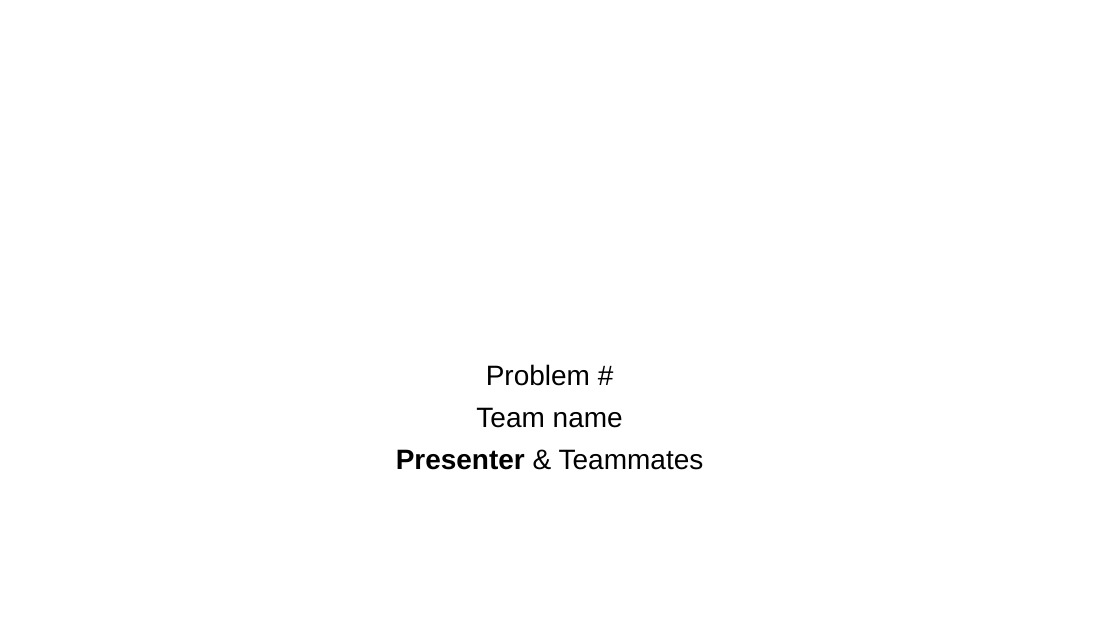
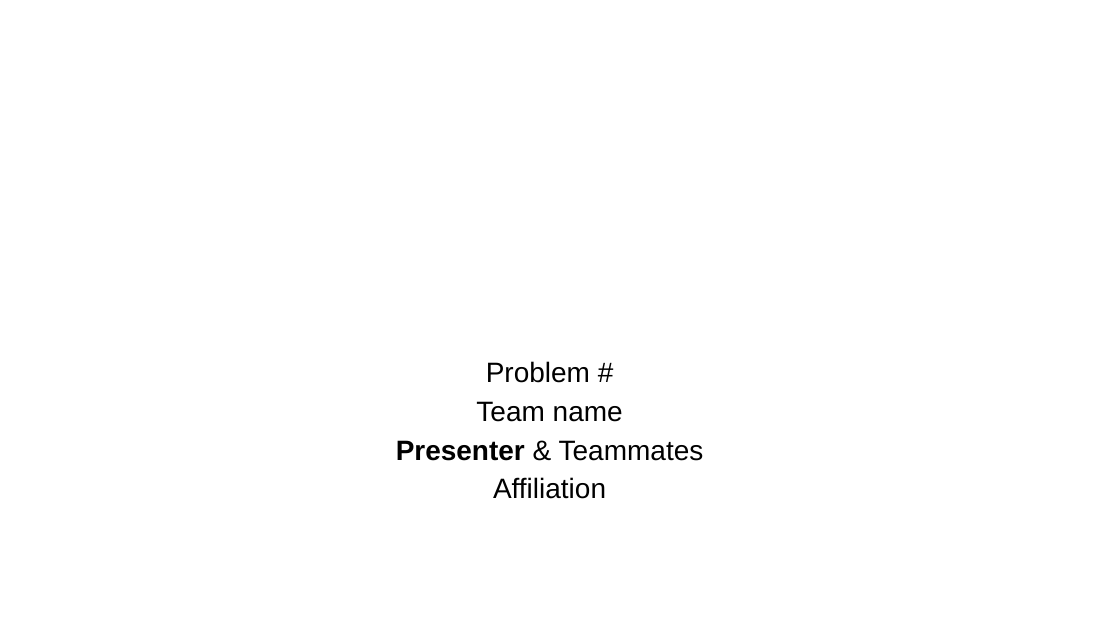
Before and after one commit to ieeecasehackathon/ieeecasehackathon.github.io, a slide deck: slide 1 of download/ASME_Hackathon_Template.pptx. Drawn at 1120x630 pixels with LibreOffice and Linux fonts; fonts in the diff are those of the drawing; background and template pictures are left out. Boxes give left, top, right and bottom in pixels: in the first picture for what was removed or moved away, otherwise in the second. Text is boxed around its words. In the diff, an @@ line names an element or a change of style, - is before the commit and + after.

```diff
--- a/download/ASME_Hackathon_Template.pptx
+++ b/download/ASME_Hackathon_Template.pptx
@@ subtitle at <box>396,361,704,461</box>: line spacing 0.9 to 0.8 @@
@@ subtitle at <box>493,477,606,499</box>: paragraph added @@
+Affiliation
```
